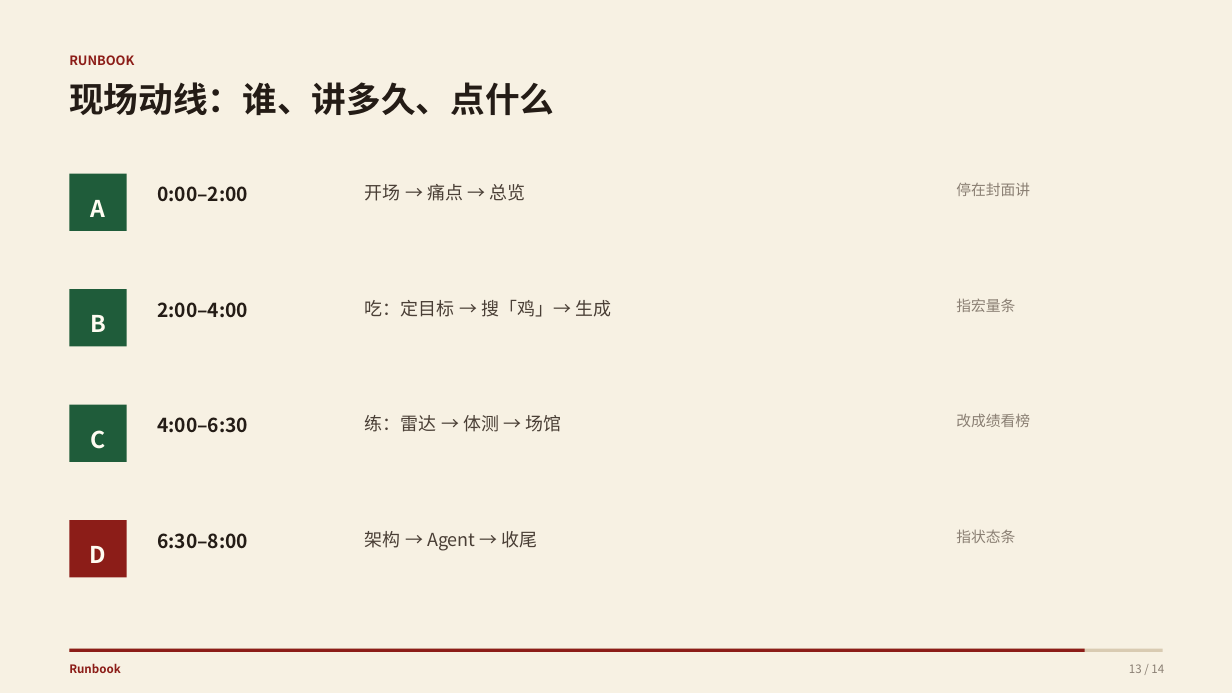
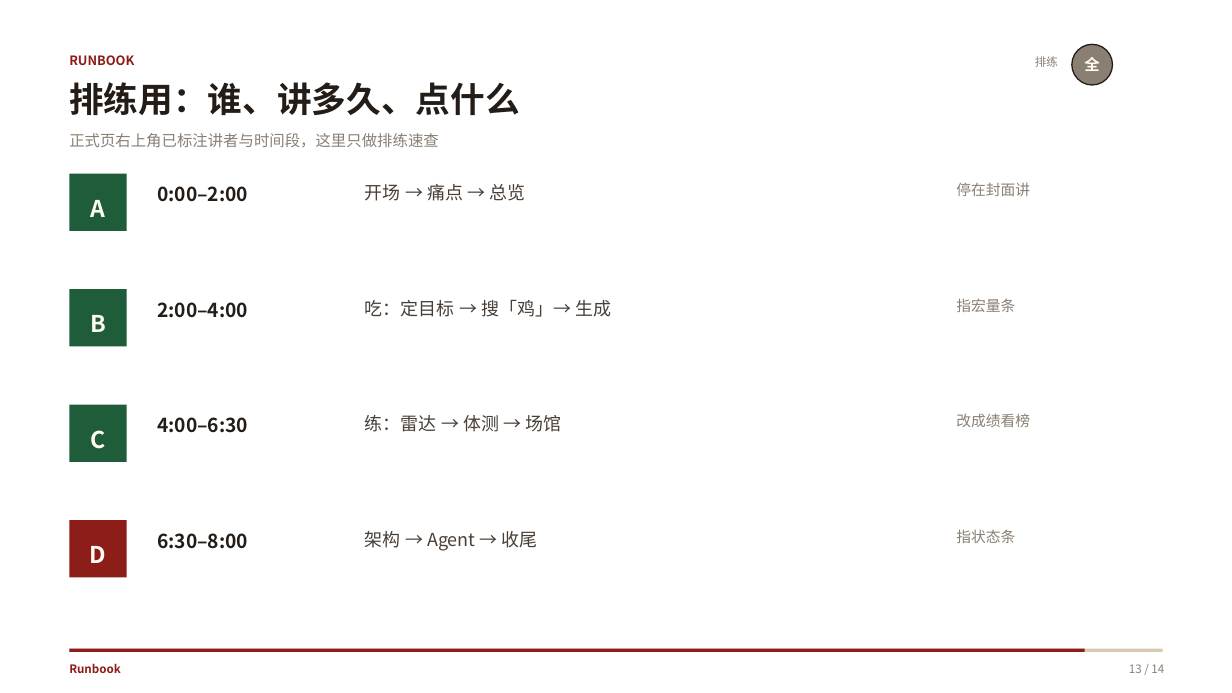
Before and after one commit to liaohc-42/sports-fuel-agent, a slide deck: slide 13 of docs/答辩PPT-练完吃啥.pptx. Drawn at 1232x693 pixels with LibreOffice and Linux fonts; fonts in the diff are those of the drawing; background and template pictures are left out. Boxes give left, top, right and bottom in pixels: in the first picture for what was removed or moved away, otherwise in the second. Text is boxed around its words. In the diff, an @@ line names an element or a change of style, - is before the commit and + after.

```diff
--- a/docs/答辩PPT-练完吃啥.pptx
+++ b/docs/答辩PPT-练完吃啥.pptx
@@ rectangle removed at box(0, 0, 1232, 693) @@
@@ text added at box(1035, 56, 1058, 67), 9 pt, text #8A7F73 @@
+排练
@@ ellipse added at box(1072, 44, 1113, 85), fill #8A7F73, outline #241C16 1 pt, 12 pt, text #FFFCF2, bold @@
+全
@@ text at box(69, 82, 519, 115): text changed @@
-现场动线：谁、讲多久、点什么
+排练用：谁、讲多久、点什么
@@ text added at box(69, 133, 439, 148), 12 pt, text #8A7F73 @@
+正式页右上角已标注讲者与时间段，这里只做排练速查
```
Also in this commit, not shown: 13 other slides changed, 2 other files.
